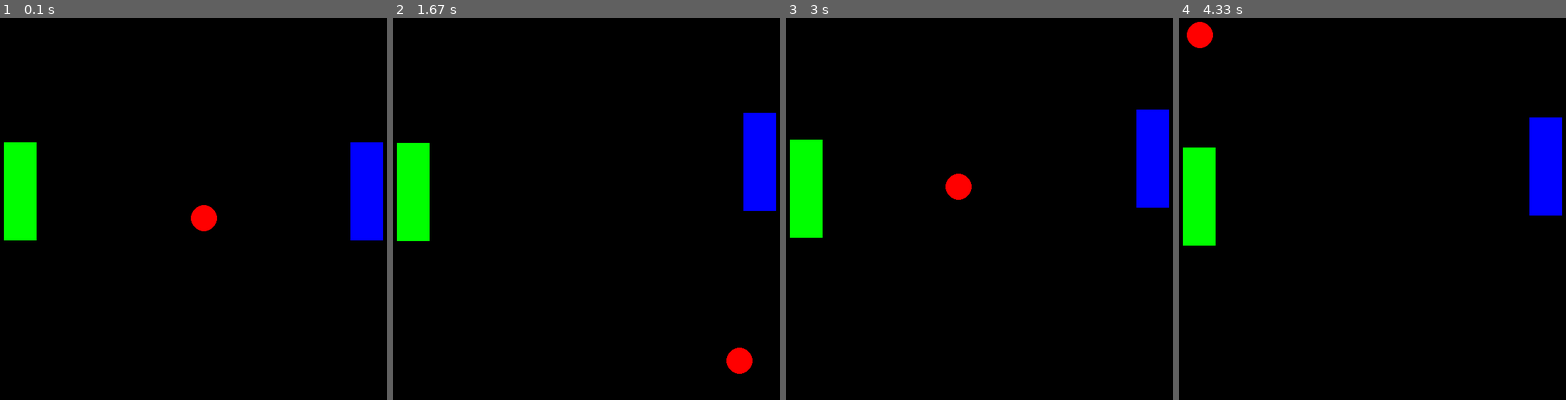
Above: before the commit, frames 1-4 (left to right).
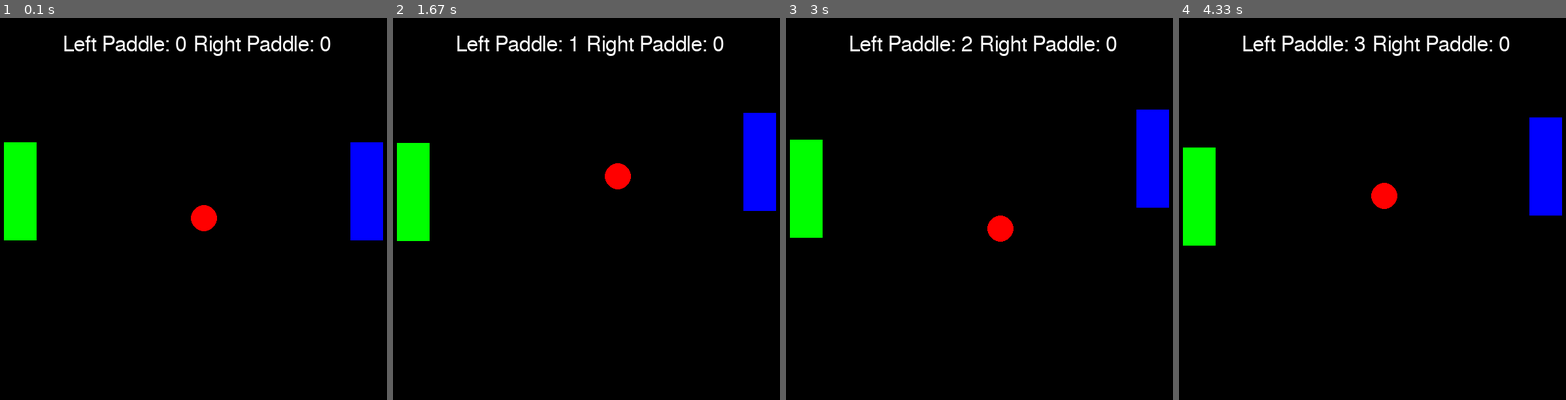
Above: after the commit, the same moments.

Repository: nayelipleskac/object_oriented_code
Game: pygame game, started from pong.py
Two runs of this game, one before a commit and one after it. Both use one fixed random seed, a clock stepped at 60 frames per second and the inputs below.
Inputs:
- Up to frame 1 (0.1 s): no input
- Up to frame 2 (1.67 s): hold Up 0.33-0.8 s; hold Down 0.83-1.13 s; hold S 0.83-1.13 s; hold Up 1.17-1.53 s; hold W 1.17-1.53 s; hold Down from 1.57 s (still down); hold S from 1.57 s (still down)
- Up to frame 3 (3 s): release Down at 1.93 s; release S at 1.93 s; hold Up 1.97-2.27 s; hold W 1.97-2.27 s; hold Down 2.3-2.6 s; hold S 2.3-2.6 s; hold Up from 2.63 s (still down); hold W from 2.63 s (still down)
- Up to frame 4 (4.33 s): release Up at 3 s; release W at 3 s; hold Down 3.03-3.4 s; hold S 3.03-3.4 s; hold Up 3.43-3.73 s; hold W 3.43-3.73 s; hold Down 3.77-4.07 s; hold S 3.77-4.07 s; hold Up from 4.1 s (still down); hold W from 4.1 s (still down)

The runs differ from the first frame. In frame 1, 1.1% of the frame differs, in the area x 16-86%, y 4-10%; in frame 2, 1.8%; in frame 3, 1.8%; in frame 4, 1.8%, in the area x 2-86%, y 1-50%.

Commit message:
pong scores

Diff:
--- a/pong.py
+++ b/pong.py
@@ -15,7 +15,6 @@
 white = (255, 255, 255)
 yellow = (200, 200, 0)
 
-#Basic syntax for Ball class:
 class Ball():
     def __init__(self):
         self.x = 300
@@ -41,31 +40,35 @@
             ball.ymovement = -ball.ymovement
 
         #hitting left
-        if ball.x + ball.radius  > 600:
+        if ball.x + ball.radius > 600:
+            p1.score +=1
+            ball.x = 300
+            ball.y = 300
             print('right')
-            ball.xmovement = -ball.xmovement
-            # ball.x = 300
-            # ball.y = 300
+            print( 'p1: ',p1.score, 'p2: ',p2.score)
+
+
 
         #hitting right
         if ball.x - ball.radius < 0:
-            print('left')
-            ball.xmovement = -ball.xmovement
-            # ball.x = 300
-            # ball.y = 300
+            ball.x = 300
+            ball.y = 300
+            p2.score += 1
+            print('left,')
+            print( 'p1: ',p1.score, 'p2: ',p2.score)
 
 
-        if ball.x + ball.radius in range(p2.x, p2.x + 50) and ball.y+ ball.radius in range(p2.y, p2.y + 150):
-            ball.xmovement = -1
-
+        #collison with paddles
         if ball.x - ball.radius in range(p1.x, p1.x + 50) and ball.y- ball.radius in range(p1.y, p1.y + 150):
             ball.xmovement = 1
 
+        if ball.x + ball.radius in range(p2.x, p2.x + 50) and ball.y- ball.radius in range(p2.y, p2.y + 150):
+            ball.xmovement = -1
 
 
 ball = Ball()  # Creating an object/instance of this class.
 
-#Basic syntax for Paddle class:
+
 #arrows are for right Paddle
 #WASD for left paddle
 
@@ -83,9 +86,15 @@
 
     def drawPaddle(self):
         pygame.draw.rect(screen, self.color, (self.x, self.y, 50, 150),0)
+    def showScore(self, text, x, y, color):
+        font = pygame.font.SysFont('freesans', 32)
+        msg = font.render(text, True, color)
+        screen.blit(msg, (x,y))
 
 p1 = Paddle(green, 10, 200)    # Paddle 1
 p2 = Paddle(blue, 540, 200)  # Paddle 2
+# showScore('Left Paddle: 0 | Right Paddle: 0', 100, 30)
+# showScore('Left Paddle: {} | Right Paddle: {}'.format(p1.score, p2.score), 100, 35, white)
 
 while True:
 
@@ -95,7 +104,8 @@
     ball.moveBall()
     p1.drawPaddle()
     p2.drawPaddle()
-
+    p1.showScore('Left Paddle: {}'.format(p1.score), 100, 35, white)
+    p2.showScore('Right Paddle: {}'.format(p2.score), 300, 35, white)
 
     #boundaries
     if p2.y <= 0:
@@ -116,6 +126,25 @@
         p1.y -= p1.speed
     if p1.down == True:
         p1.y += p1.speed
+
+    #managing score
+    if p1.score >= 10:
+
+        p1.showScore('LEFT PADDLE WINS!!', 175, 100, white)
+        p2.showScore('', 200, 35, white)
+        print('P1 WON!!')
+        pygame.display.update()
+        time.sleep(5)
+        break
+    if p2.score >= 10:
+
+        p1.showScore('', 200, 35, white)
+        p2.showScore('RIGHT PADDLE WINS!!', 175, 100, white)
+        print('P2 WON!!')
+        pygame.display.update()
+        time.sleep(5)
+        break
+
 
     for event in pygame.event.get():
         if event.type == pygame.QUIT:
